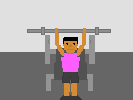
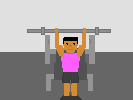
Layers edited between the first and the second 133 × 100 image:
moved "Background copy #7" above "Background copy #6", painted on it over [55,45,86,57]
showed "Background copy #6", painted on it over [55,45,86,57]
painted on "Background copy #4" over [57,51,61,56]
showed "Background copy #2" over [55,45,86,57]
showed "Background copy #1", moved it above "Background copy" over [55,45,86,57]
showed "Background copy" over [55,45,86,57]
